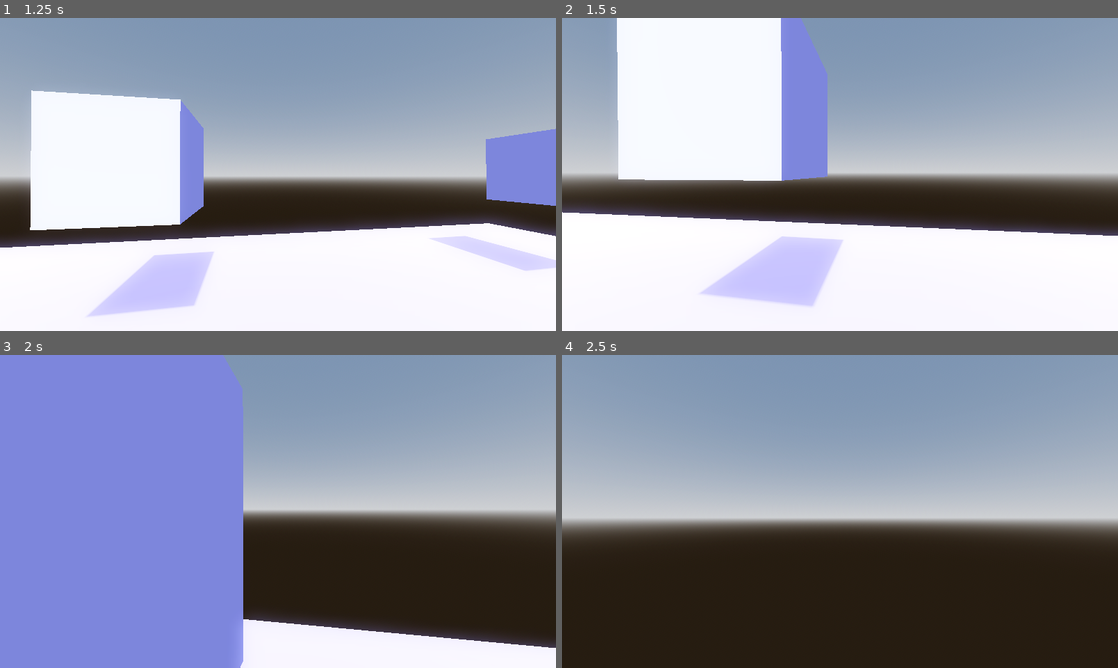
Above: before the commit, frames 1-4 (two rows, left to right).
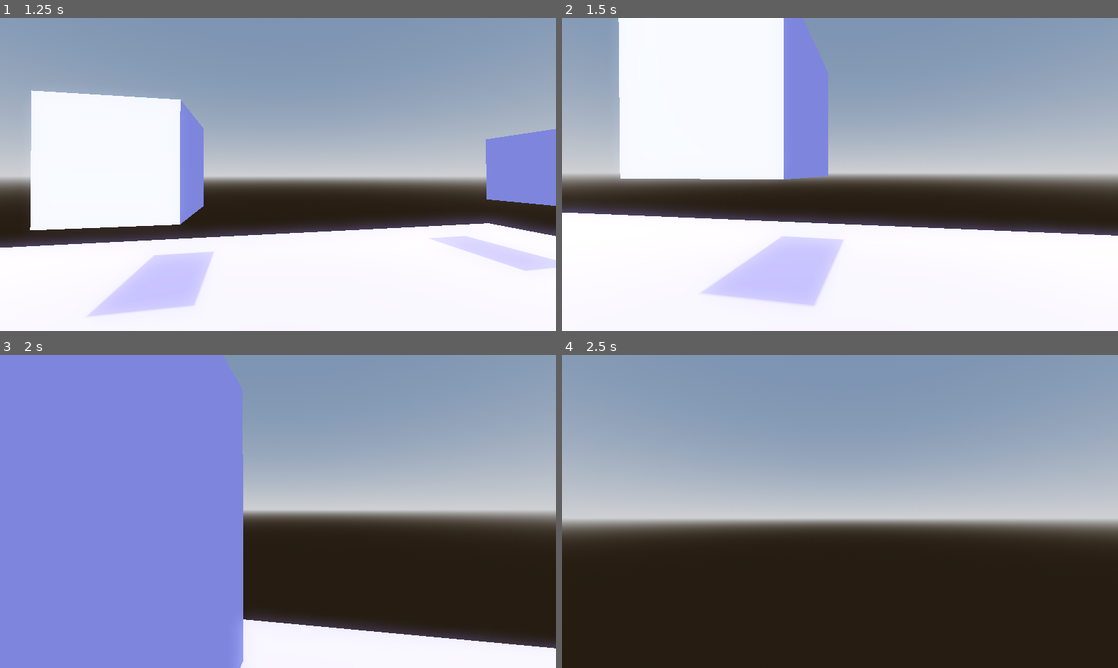
Above: after the commit, the same moments.

Repository: Dragon20C/Godot-first-person-controller
Game: Godot game, scene res://Data/Scenes/main.tscn
Two runs of this game, one before a commit and one after it. Both use one fixed random seed, a clock stepped at 60 frames per second and the inputs below.
Inputs (mouse positions are in pixels of both pictures, inside the frame that each line leads up to):
- Up to frame 1 (1.25 s): tap Enter (ui_accept) at 0.5, 0.77 s; move the mouse to (305, 174) at 0.52 s; hold W (forward) from 0.53 s (still down); hold Shift (sprint) from 0.53 s (still down)
- Up to frame 2 (1.5 s): keep holding W (forward); move the mouse to (812, 174) at 1.27 s; release Shift (sprint) at 1.28 s; tap Shift (sprint) at 1.35 s
- Up to frame 3 (2 s): keep holding W (forward); tap Enter (ui_accept) at 1.52 s
- Up to frame 4 (2.5 s): keep holding W (forward); move the mouse to (851, 505) at 2.02 s; hold Shift (sprint) from 2.03 s (still down)

Frame 1 is identical in both runs. In frame 2, 0.6% of the frame differs, in the area x 0-99%, y 0-70%; in frame 3, less than 0.1%; in frame 4, less than 0.1%.

Commit message:
Used lerp to smooth out the movement

Diff:
--- a/Data/Scripts/Motion.gd
+++ b/Data/Scripts/Motion.gd
@@ -21,11 +21,10 @@
 var time : float = 0.0
 
 func _physics_process(delta):
-
 	if enable_headbob:
 		if Player.velocity.length() > 0 and Player.is_on_floor():
-			time += delta * Player.velocity.length() * float(Player.is_on_floor())
-			Camera.transform.origin = Motion()
+			time += delta * Player.velocity.length()
+			Camera.transform.origin = lerp(Camera.transform.origin,Motion(),20 * delta)
 			if enable_stab:
 				Camera.look_at(Marker.global_position)
 		else:
@@ -50,7 +49,7 @@
 	if y_value < 0 and !stepped:
 		PlayFootStepSound()
 		stepped = true
-	elif y_value >0 and stepped:
+	elif y_value > 0 and stepped:
 		stepped = false
 
 func PlayFootStepSound():
--- a/project.godot
+++ b/project.godot
@@ -11,6 +11,7 @@
 [application]
 
 config/name="3D Player Controller"
+config/tags=PackedStringArray("fps_controller")
 run/main_scene="res://Data/Scenes/main.tscn"
 config/features=PackedStringArray("4.1", "Forward Plus")
 config/icon="res://icon.svg"
